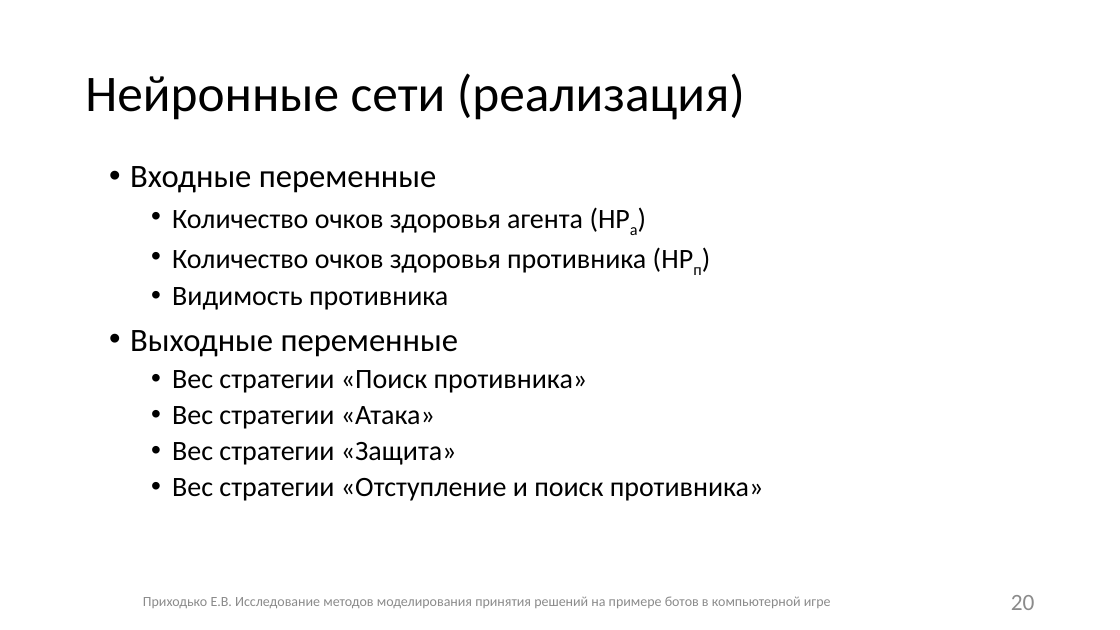
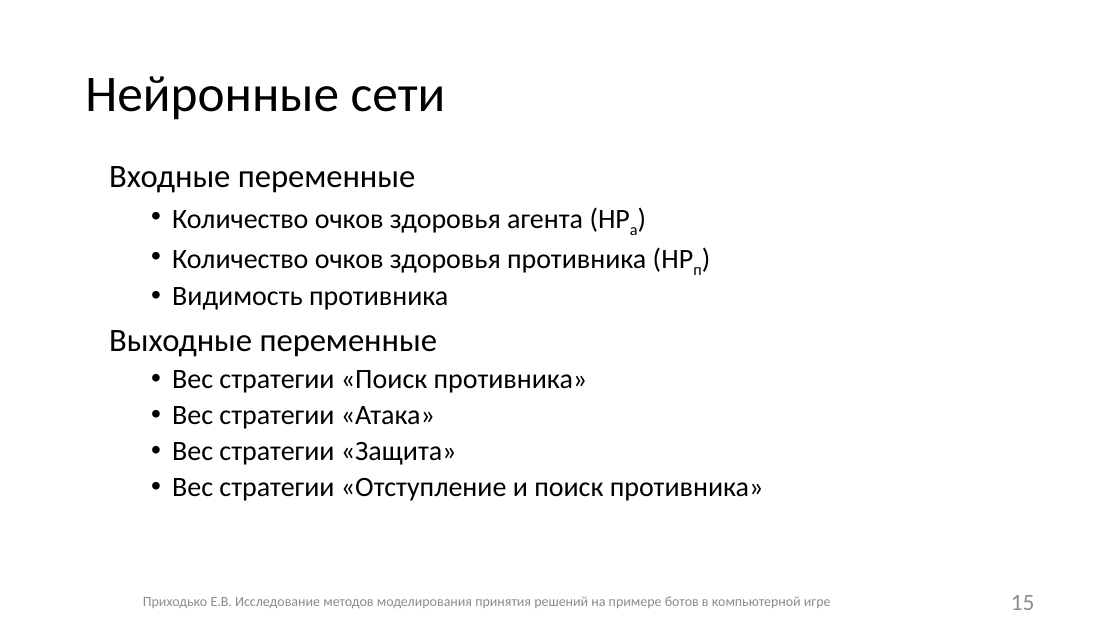
Before and after one commit to Fck-r-sns/Game_AI_thesis, a slide deck: slide 15 of Презентация.pptx (slide 20 before the commit). Drawn at 1120x630 pixels with LibreOffice and Linux fonts; fonts in the diff are those of the drawing. Boxes give left, top, right and bottom in pixels: in the first picture for what was removed or moved away, otherwise in the second. Text is boxed around its words. In the diff, an @@ line names an element or a change of style, - is before the commit and + after.

```diff
--- a/Презентация.pptx
+++ b/Презентация.pptx
@@ title at box(85, 76, 446, 120): text changed @@
-Нейронные сети (реализация)
+Нейронные сети
@@ text at box(109, 166, 438, 357): bullet • to none @@
@@ page number at box(1011, 595, 1035, 610): text changed @@
-20
+15
```
Also in this commit, not shown: 9 other slides changed, 1 slide removed.
